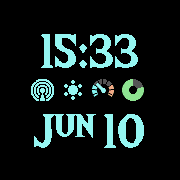
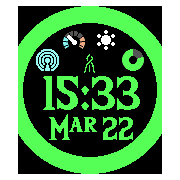
Layers edited between the first and the second (180, 180) image:
added layer "Rect Frame" above "Sunday.png" over [left=0, top=0, right=180, bottom=180]
added layer "Sunday.png" above "Date" over [left=84, top=54, right=95, bottom=73]
added layer "Date" above "chalk_reference.png copy #4" over [left=49, top=114, right=133, bottom=140]
added layer "Battery" above "Temperature" over [left=121, top=49, right=144, bottom=71]
added layer "Temperature" above "Weather" over [left=62, top=31, right=86, bottom=50]
added layer "Weather" above "Sensor" over [left=96, top=30, right=116, bottom=51]
renamed "chalk_reference.png copy" to "Sensor", painted on it over [left=0, top=0, right=180, bottom=180]
painted on "Time Reference" over [left=0, top=0, right=180, bottom=180]
added layer "Ouroboros" above "Background" over [left=6, top=6, right=174, bottom=174]
